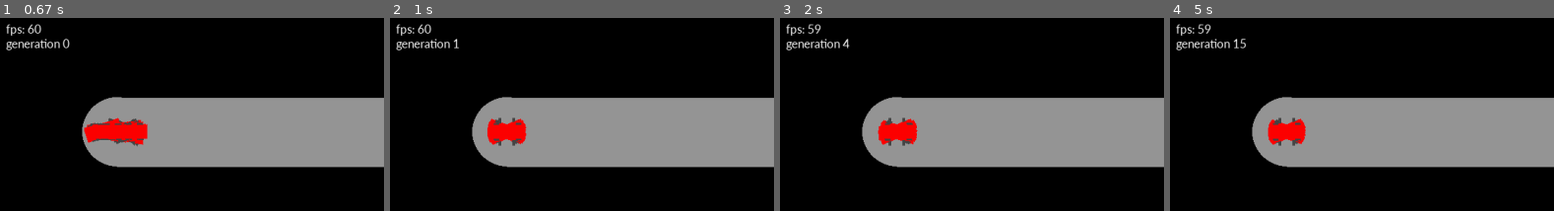
Above: before the commit, frames 1-4 (left to right).
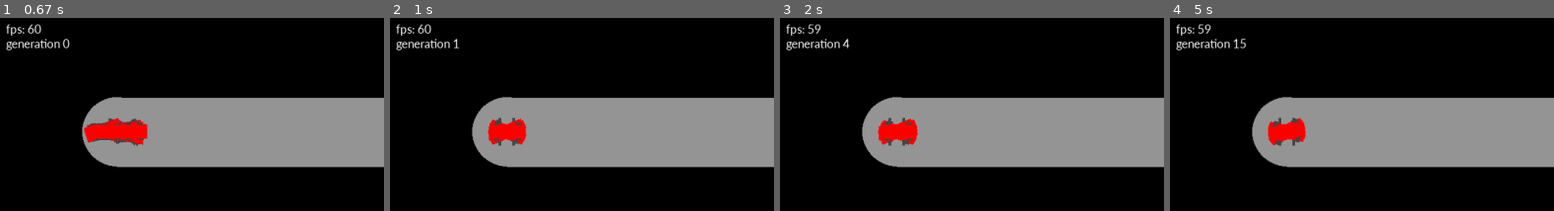
Above: after the commit, the same moments.

Repository: alexelwood14/Hello-AI
Game: pygame game, started from main.py
Two runs of this game, one before a commit and one after it. Both use one fixed random seed, a clock stepped at 60 frames per second and the inputs below.
Inputs:
- Up to frame 1 (0.67 s): no input
- Up to frame 2 (1 s): tap X at 0.83 s
- Up to frame 3 (2 s): tap X at 1.23, 1.53, 1.73 s
- Up to frame 4 (5 s): tap X at 2.07, 2.37, 2.57, 2.87, 3.13, 3.47, 3.77, 3.9, 4.3, 4.6, 4.97 s; tap Z at 2.15, 3.55 s
The pictures show only the part of the screen within x 0-50%, y 0-50%; the shares and areas given below are measured in that part.

Frame 1 is identical in both runs. In frame 2, 0.1% of the frame differs, in the area x 25-36%, y 52-66%; in frame 3, 0.1%; in frame 4, 0.3%, in the area x 25-36%, y 51-67%.

Commit message:
Fixed top car finding and tidied up code

Diff:
--- a/game.py
+++ b/game.py
@@ -12,77 +12,33 @@
 
 
 def find_top_cars(cars):
-    #Setup top cars array using first 5 cars
+    temp_cars = cars[:]
     top_cars = []
-    for car in range(5):
-        top_cars.append(cars[car])
-
-    lowest = 1.1
-    for car in top_cars:
-        if car.get_progress() < lowest:
-            lowest_car = car
-            lowest = car.get_progress()
-
-    #Find all of the other top cars
-    for car in range(5, len(cars)):
-        if cars[car].get_progress() > lowest:
-            top_cars[top_cars.index(lowest_car)] = cars[car]
-
-            lowest = 1.1
-            for i in top_cars:
-                if i.get_progress() < lowest:
-                    lowest_car = i
-                    lowest = i.get_progress()
+    for i in range(5):
+        highest, index = find_top_car(temp_cars)
+        top_cars.append(highest)
+        temp_cars.pop(index)
 
     return top_cars
 
 
 def find_top_car(cars):
-    highest = -1
-    for car in cars:
-        if car.get_progress() > highest:
-            highest = car.get_progress()
-            highest_car = car
+    highest = cars[0]
+    index = -1
+    for car in range(len(cars)):
+        if cars[car].get_progress() > highest.get_progress():
+            highest = cars[car]
+            index = car
 
-    return highest_car
-
-
-def next_cars(highest_car, window, pos, size, cars):
-##    cars = []
-    top_cars = [highest_car]
-##    for car in top_cars:
-##        for i in range(50):
-##            cars.append(car_o.Car(window, pos, size))
-
-    for car in range(len(top_cars)):
-        for i in range(50):
-            cars[car * (i+1)].set_biases(top_cars[car].get_biases())
-            cars[car * (i+1)].set_weights(top_cars[car].get_weights())
-
-##    return cars
+    return highest, index
 
 
 def next_gen_cars(top_cars, window, pos, size, cars):
-##    cars = []
-##    for car in top_cars:
-##        for i in range(10):
-##            cars.append(car_o.Car(window, pos, size))
-
-##    for car in cars:
-##        print(car.get_weights()[0][0][0])
-##    print("")
-
     for car in range(len(top_cars)):
         for i in range(10):
             cars[(car * 10) + i].set_biases(top_cars[car].get_biases())
             cars[(car * 10) + i].set_weights(top_cars[car].get_weights())
             cars[(car * 10) + i].reset()
-
-##    for car in cars:
-##        print(car.get_weights()[0][0][0])
-
-##    return cars
-
 
 #----------------------------------------------------------------------------------------------------------------------------------
 def race(window, clock, action, mouse_used):
@@ -173,20 +129,9 @@
 ##                average_progress += car.get_progress()
 ##            average_progress /= len(cars)
 
-
-##            print(average_progress)
-
-
             top_cars = find_top_cars(cars)
 
-            next_gen_cars(top_cars, window, [300, 300], 10, cars)
-
-##            highest_car = find_top_car(cars)
-##            next_cars(highest_car, window, [300, 300], 10, cars)
-
-##            for car in cars:
-##                print(car.get_biases()[0][0])
-##            print("")
+            next_gen_cars(top_cars, window, [asp_ratio*300, asp_ratio*300], 10, cars)
 
             gen += 1
             simulating = True
